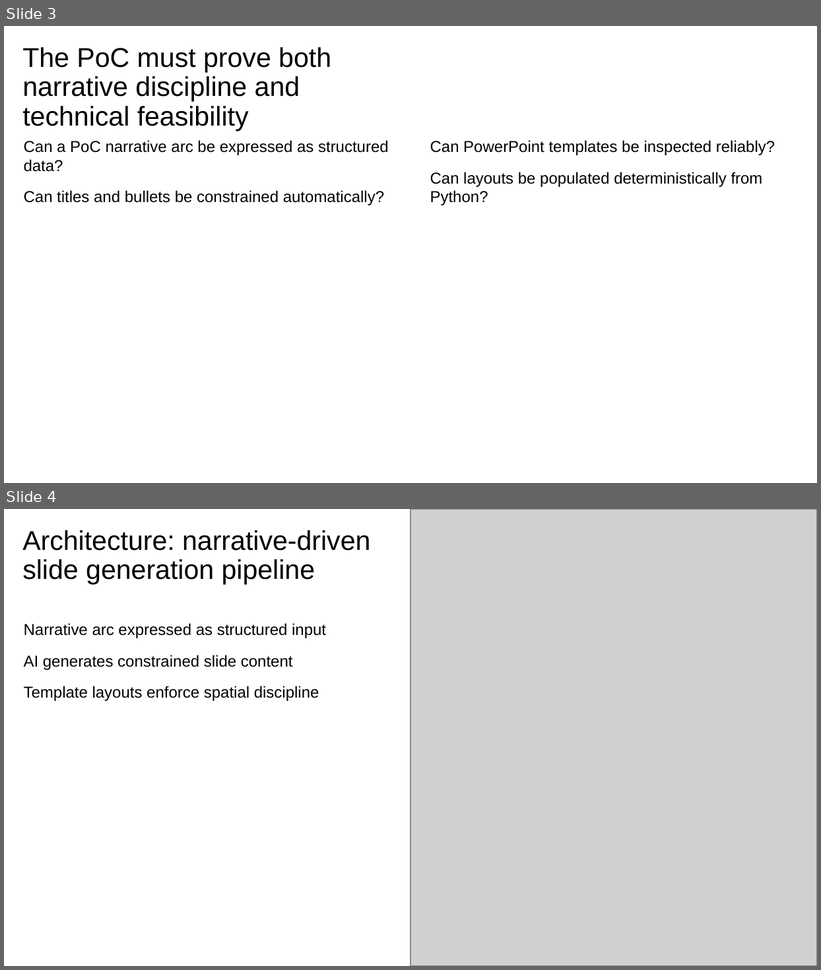
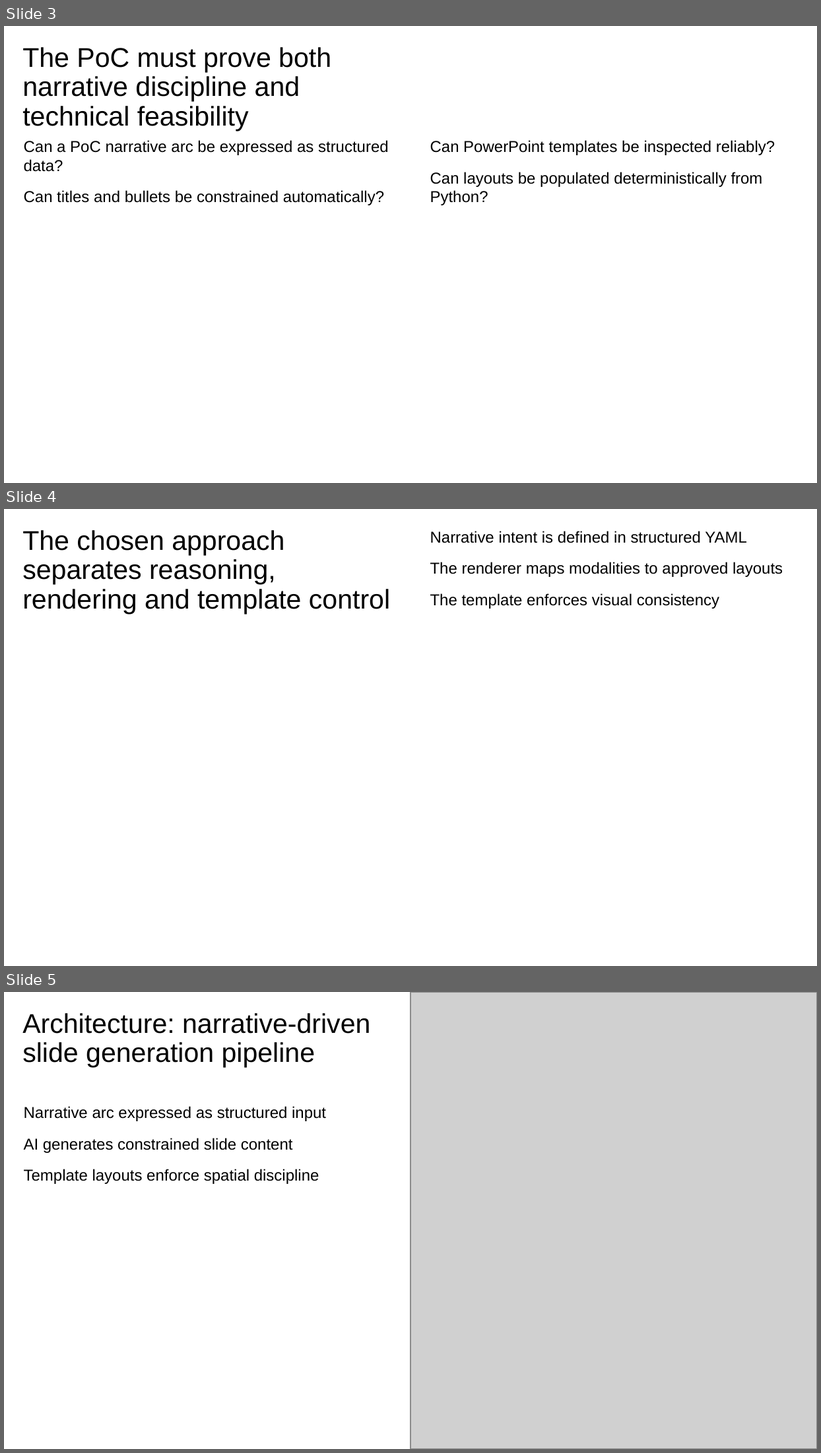
Before and after one commit to davidrrowley/PowerPointAutoGen, a slide deck: scripts/PowerPoint Slide Inventory Script/ibm_yaml_test.pptx. Shown one above the other, each under a label of ours: slides 3 and 4 before the commit, slides 3, 4 and 5 after it. The pictures are 821x970 and 821x1453 pixels, drawn with LibreOffice and Linux fonts; fonts in the diff are those of the drawing; grey boxes stand for pictures. Boxes give left, top, right and bottom in pixels: in the first picture for what was removed or moved away, otherwise in the second. Text is boxed around its words. In the diff, an @@ line names an element or a change of style, - is before the commit and + after.

```diff
--- a/scripts/PowerPoint Slide Inventory Script/ibm_yaml_test.pptx
+++ b/scripts/PowerPoint Slide Inventory Script/ibm_yaml_test.pptx
@@ slide 4 added at [4,509,817,966], background #FFFFFF @@
@@ title added at [22,530,390,614], 24 pt, text #000000 @@
+The chosen approach separates reasoning, rendering and template control
@@ text added at [430,531,783,609], 14 pt, text #000000 @@
+Narrative intent is defined in structured YAML
+The renderer maps modalities to approved layouts
+The template enforces visual consistency
@@ what was slide 4 is now slide 5 @@
```
Also in this commit, not shown: 3 other slides added, 1 other file.
